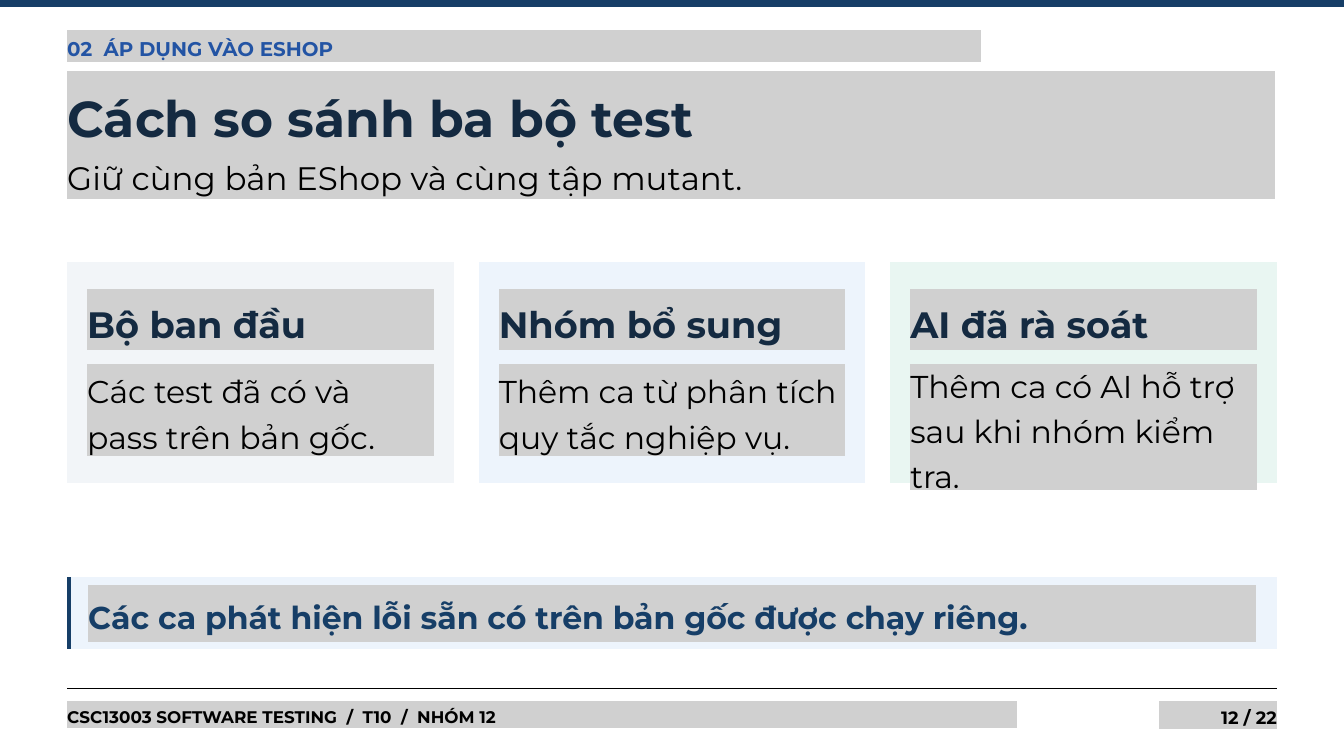
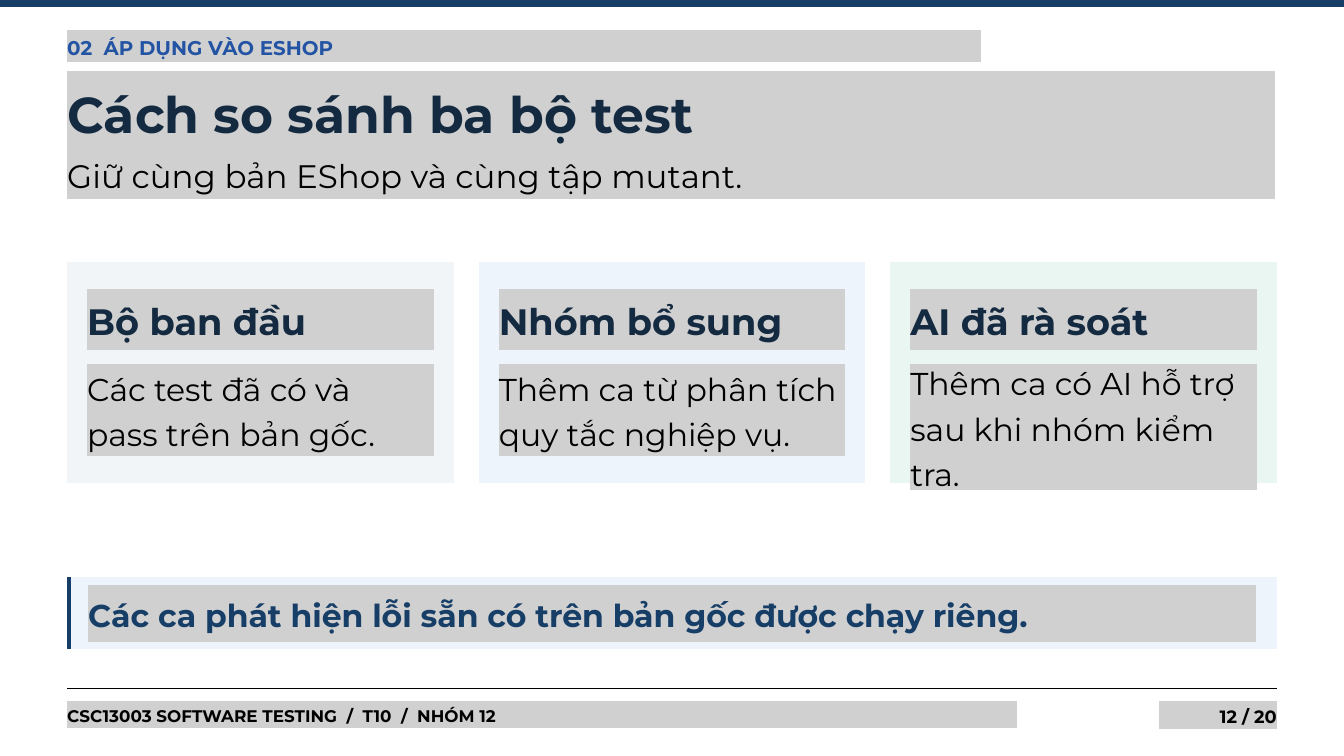
Before and after one commit to tkob-team/T10_Mutation_Testing_and_Test_Effectiveness, a slide deck: slide 12 of submission/w13/T10_Mutation_Testing_Slides.pptx. Drawn at 1344x756 pixels with LibreOffice and Linux fonts; fonts in the diff are those of the drawing; grey boxes stand for pictures. Boxes give left, top, right and bottom in pixels: in the first picture for what was removed or moved away, otherwise in the second. Text is boxed around its words. In the diff, an @@ line names an element or a change of style, - is before the commit and + after.

```diff
--- a/submission/w13/T10_Mutation_Testing_Slides.pptx
+++ b/submission/w13/T10_Mutation_Testing_Slides.pptx
@@ text "Cách so sánh ba bộ ..." at bbox=[67, 95, 693, 144]: line spacing 1.2 to 77.8pt @@
@@ text "Giữ cùng bản EShop và ..." at bbox=[67, 162, 742, 195]: line spacing 1.2 to 50.2pt @@
@@ line spacing 1.2 to 56.7pt in 3 elements at bbox=[87, 304, 306, 343], bbox=[499, 304, 783, 343], bbox=[910, 307, 1149, 336] @@
@@ line spacing 1.2 to 48.6pt in 4 elements at bbox=[88, 599, 1028, 634], bbox=[910, 369, 1235, 494], bbox=[87, 377, 375, 453], bbox=[499, 377, 836, 453] @@
@@ text at bbox=[1220, 710, 1277, 723]: text changed @@
-12 / 22
+12 / 20
```
Also in this commit, not shown: 14 other slides changed, 5 slides added, 7 slides removed, 5 other files.
